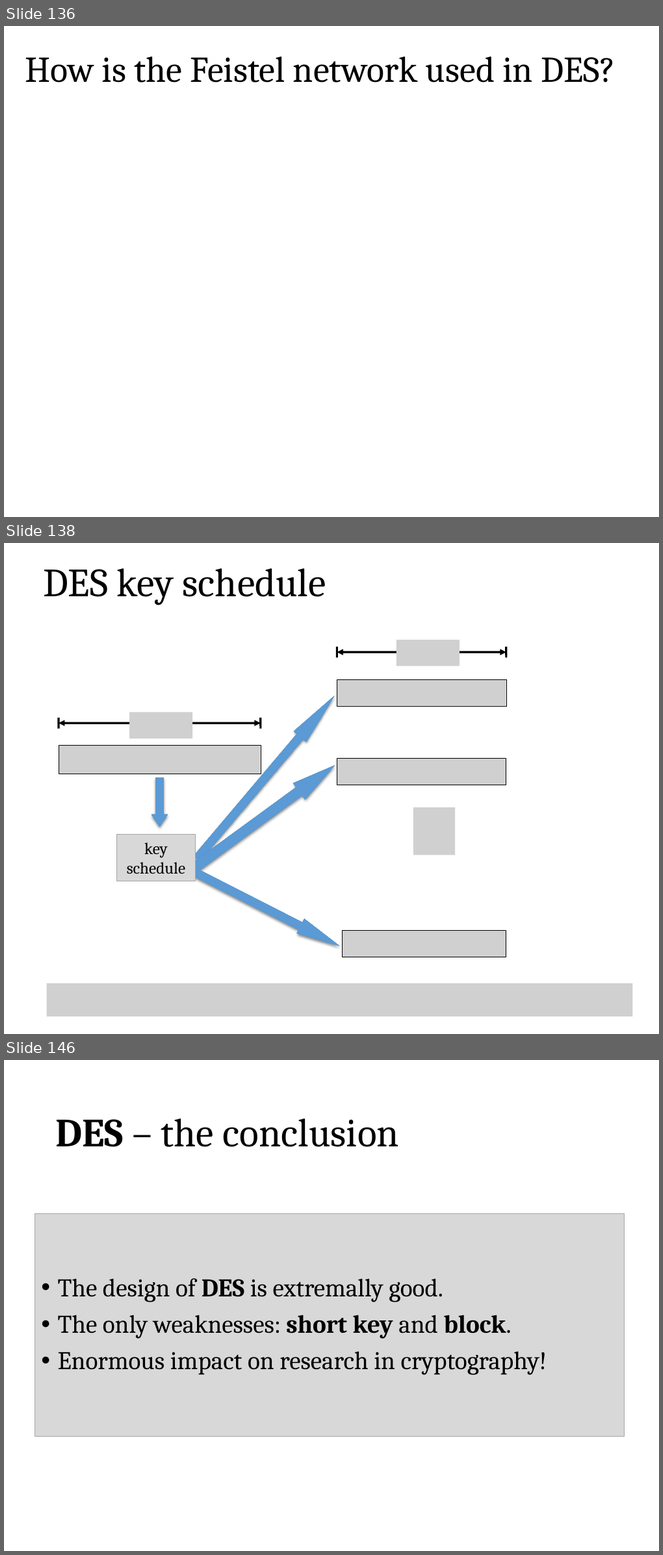
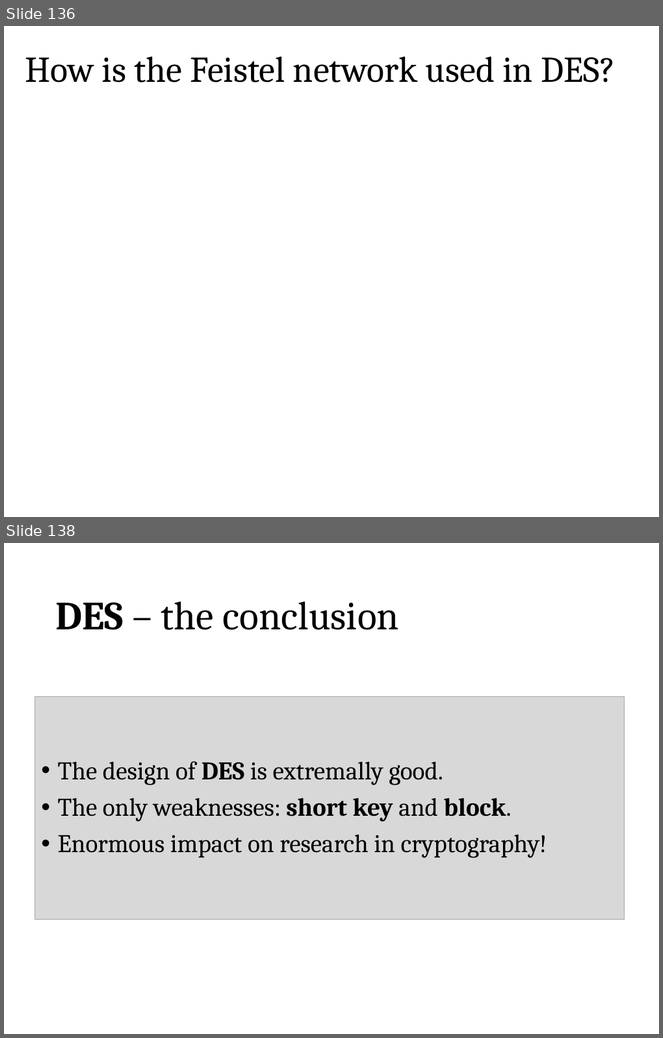
Before and after one commit to sdziembowski/cryptography-I-2026, a slide deck: Slides/chapter02.pptx. Shown one above the other, each under a label of ours: slides 136, 138 and 146 before the commit, slides 136 and 138 after it; the slides between them are not shown. The pictures are 663x1555 and 663x1038 pixels, drawn with LibreOffice and Linux fonts; fonts in the diff are those of the drawing; grey boxes stand for pictures. Boxes give left, top, right and bottom in pixels: in the first picture for what was removed or moved away, otherwise in the second. Text is boxed around its words. In the diff, an @@ line names an element or a change of style, - is before the commit and + after.

```diff
--- a/Slides/chapter02.pptx
+++ b/Slides/chapter02.pptx
@@ slide 138 removed at [4,543,659,1034], background #FFFFFF @@
@@ title removed at [43,568,326,605] @@
-DES key schedule
@@ picture removed at [397,640,460,667] @@
@@ arrow removed from (430, 652) to (337, 652) @@
@@ line removed from (337, 646) to (337, 657) @@
@@ arrow removed from (430, 652) to (506, 652) @@
@@ line removed from (506, 646) to (506, 657) @@
@@ right arrow removed at [191,691,341,864] @@
@@ picture removed at [337,679,506,705] @@
@@ line removed from (59, 718) to (59, 728) @@
@@ picture removed at [130,712,192,738] @@
@@ line removed from (261, 718) to (261, 728) @@
@@ arrow removed from (163, 723) to (59, 723) @@
@@ arrow removed from (163, 723) to (261, 723) @@
@@ picture removed at [59,745,260,774] @@
@@ right arrow removed at [189,757,341,876] @@
@@ picture removed at [337,759,506,785] @@
@@ right arrow removed at [152,778,168,826] @@
@@ picture removed at [413,808,455,855] @@
@@ rectangle removed at [116,835,195,881] @@
-key
-schedule
@@ right arrow removed at [180,860,343,953] @@
@@ picture removed at [343,931,506,958] @@
@@ picture removed at [47,984,633,1017] @@
@@ what was slide 146 is now slide 138 @@
```
Also in this commit, not shown: 26 slides changed, 2 slides added, 9 other slides removed, 1 other file.
